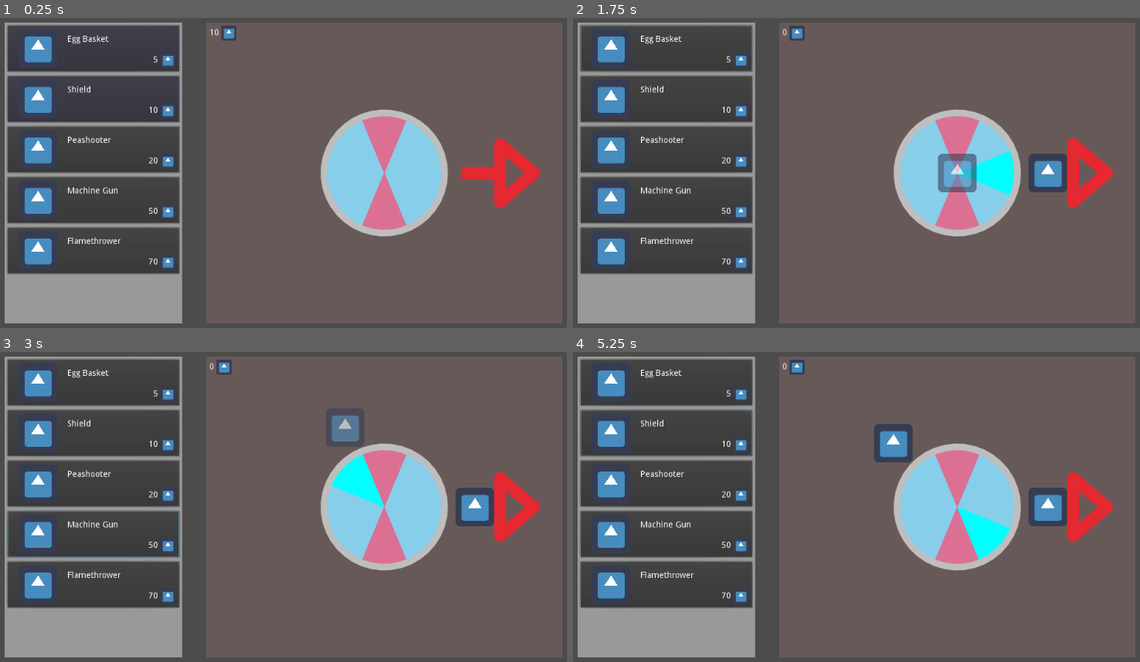
Above: before the commit, frames 1-4 (two rows, left to right).
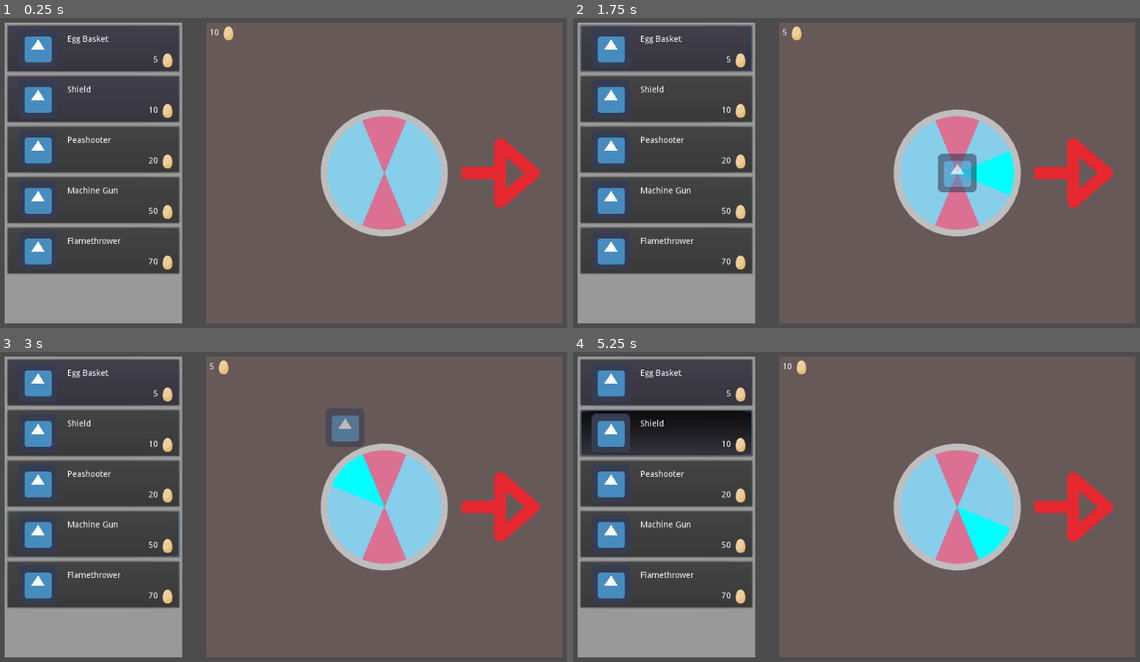
Above: after the commit, the same moments.

Repository: CiaranWoodward/LD46
Game: Godot game, scene res://Menu/DesignMenu.tscn
Two runs of this game, one before a commit and one after it. Both use one fixed random seed, a clock stepped at 60 frames per second and the inputs below. This scene is started directly instead of the project's main scene. The engine's default icon, where the game draws it, is replaced by a stand-in: a white triangle on a blue panel in a dark square.
Inputs (mouse positions are in pixels of both pictures, inside the frame that each line leads up to):
- Up to frame 1 (0.25 s): no input
- Up to frame 2 (1.75 s): click (663, 49) at 0.52 s; tap Enter (ui_accept) at 1.25, 1.35, 1.52 s; move the mouse to (958, 173) at 1.27 s; hold Right (player_right) from 1.28 s (still down); click (958, 173) at 1.42 s
- Up to frame 3 (3 s): tap Enter (ui_accept) at 1.82, 2, 2.1, 2.27, 2.57, 2.75, 2.85 s; move the mouse to (158, 525) at 2.02 s; release Right (player_right) at 2.03 s; hold S (player_down) 2.03-2.78 s; click (158, 525) at 2.17 s; move the mouse to (345, 426) at 2.77 s; hold Right (player_right) from 2.78 s (still down); click (345, 426) at 2.92 s
- Up to frame 4 (5.25 s): tap Enter (ui_accept) at 3.5, 3.6, 3.77, 4.07, 4.25, 4.35, 4.52, 4.82, 5.1 s; move the mouse to (828, 578) at 3.52 s; release Right (player_right) at 3.53 s; hold W (player_up) 3.53-4.28 s; click (828, 578) at 3.67 s; move the mouse to (1043, 559) at 4.27 s; hold A (player_left) from 4.28 s (still down); click (1043, 559) at 4.42 s; tap Escape (ui_cancel) at 4.9 s; move the mouse to (669, 454) at 5.02 s; click (669, 454) at 5.17 s

The runs differ from the first frame. In frame 1, 0.5% of the frame differs, in the area x 28-42%, y 2-82%; in frame 2, 1.4%; in frame 3, 1.4%; in frame 4, 4.5%, in the area x 1-88%, y 2-82%.

Commit message:
Add flamethrower and egg currency

Diff:
--- /dev/null
+++ b/Belt Accessories/Flamethrower.tscn
@@ -0,0 +1,91 @@
+[gd_scene load_steps=12 format=2]
+
+[ext_resource path="res://Belt Accessories/Graphics/Flamethrower/6_@0.5x.png" type="Texture" id=1]
+[ext_resource path="res://Belt Accessories/Graphics/Flamethrower/5_@0.5x.png" type="Texture" id=2]
+[ext_resource path="res://Belt Accessories/Graphics/Flamethrower/3_@0.5x.png" type="Texture" id=3]
+[ext_resource path="res://Belt Accessories/Graphics/Flamethrower/0_@0.5x.png" type="Texture" id=4]
+[ext_resource path="res://Belt Accessories/Graphics/Flamethrower/2_@0.5x.png" type="Texture" id=5]
+[ext_resource path="res://Belt Accessories/Graphics/Flamethrower/7_@0.5x.png" type="Texture" id=6]
+[ext_resource path="res://Belt Accessories/Graphics/Flamethrower/4_@0.5x.png" type="Texture" id=7]
+[ext_resource path="res://Belt Accessories/Graphics/Flamethrower/1_@0.5x.png" type="Texture" id=8]
+[ext_resource path="res://Belt Accessories/Graphics/Fire.png" type="Texture" id=9]
+
+[sub_resource type="Curve" id=1]
+_data = [ Vector2( 0.00296736, 0.0363636 ), 0.0, 2.27809, 0, 0, Vector2( 0.15, 0.3 ), 1.25, 1.25, 0, 0, Vector2( 0.825, 0.65 ), 0.2, 0.2, 0, 0, Vector2( 0.997033, 0.672727 ), 0.0, 0.0, 0, 0 ]
+
+[sub_resource type="Gradient" id=2]
+offsets = PoolRealArray( 0, 0.0742857, 0.285714, 0.811429, 0.977143, 1 )
+colors = PoolColorArray( 1, 1, 1, 1, 0.835294, 0.847059, 0.435294, 0.803922, 0.956863, 0.411765, 0.0823529, 0.635294, 1, 0, 0, 0.282353, 0, 0, 0, 0, 0.0987655, 0, 0, 0.0278867 )
+
+[node name="Flamethrower" type="Node2D"]
+
+[node name="Position2D" type="Position2D" parent="."]
+position = Vector2( 294.949, 5.38506 )
+
+[node name="Node2D" type="Node2D" parent="."]
+
+[node name="0" type="Sprite" parent="Node2D"]
+position = Vector2( 8.28117, 9.20129 )
+texture = ExtResource( 4 )
+
+[node name="Fire" type="CPUParticles2D" parent="Node2D/0"]
+modulate = Color( 1, 1, 1, 0.780392 )
+position = Vector2( 31.5365, -0.222839 )
+amount = 20
+lifetime = 1.8
+preprocess = 0.1
+lifetime_randomness = 0.1
+local_coords = false
+texture = ExtResource( 9 )
+emission_shape = 2
+emission_rect_extents = Vector2( 0, 5 )
+direction = Vector2( 10, 0 )
+spread = 8.0
+gravity = Vector2( 0, 0 )
+initial_velocity = 150.0
+initial_velocity_random = 0.05
+angular_velocity = 100.0
+angular_velocity_random = 1.0
+linear_accel = -10.0
+damping = 2.0
+angle = 720.0
+angle_random = 1.0
+scale_amount = 10.0
+scale_amount_random = 0.2
+scale_amount_curve = SubResource( 1 )
+color_ramp = SubResource( 2 )
+
+[node name="1" type="Sprite" parent="Node2D"]
+visible = false
+position = Vector2( -4.41662, 8.09714 )
+texture = ExtResource( 8 )
+
+[node name="2" type="Sprite" parent="Node2D"]
+visible = false
+position = Vector2( -4.2326, 5.52078 )
+texture = ExtResource( 5 )
+
+[node name="3" type="Sprite" parent="Node2D"]
+visible = false
+position = Vector2( -11.0416, -2.20831 )
+texture = ExtResource( 3 )
+
+[node name="4" type="Sprite" parent="Node2D"]
+visible = false
+position = Vector2( -6.62494, -4.60065 )
+texture = ExtResource( 7 )
+
+[node name="5" type="Sprite" parent="Node2D"]
+visible = false
+position = Vector2( -0.184029, -10.4895 )
+texture = ExtResource( 2 )
+
+[node name="6" type="Sprite" parent="Node2D"]
+visible = false
+position = Vector2( 5.52077, -5.15273 )
+texture = ExtResource( 1 )
+
+[node name="7" type="Sprite" parent="Node2D"]
+visible = false
+position = Vector2( 8.09715, 3.68052 )
+texture = ExtResource( 6 )
--- a/Menu/EggCounter.tscn
+++ b/Menu/EggCounter.tscn
@@ -1,6 +1,6 @@
 [gd_scene load_steps=3 format=2]
 
-[ext_resource path="res://icon.png" type="Texture" id=1]
+[ext_resource path="res://Menu/Graphics/Curency Egg.png" type="Texture" id=1]
 [ext_resource path="res://Menu/EggCount.gd" type="Script" id=2]
 
 [node name="EggCounter" type="MarginContainer"]
--- a/Menu/ItemButton.tscn
+++ b/Menu/ItemButton.tscn
@@ -1,7 +1,8 @@
-[gd_scene load_steps=4 format=2]
+[gd_scene load_steps=5 format=2]
 
 [ext_resource path="res://icon.png" type="Texture" id=1]
 [ext_resource path="res://Menu/ItemButton.gd" type="Script" id=2]
+[ext_resource path="res://Menu/Graphics/Curency Egg.png" type="Texture" id=3]
 
 [sub_resource type="StyleBoxFlat" id=1]
 bg_color = Color( 0.184314, 0.184314, 0.184314, 1 )
@@ -126,6 +127,6 @@
 margin_bottom = 108.0
 rect_min_size = Vector2( 25, 25 )
 mouse_filter = 2
-texture = ExtResource( 1 )
+texture = ExtResource( 3 )
 expand = true
 [connection signal="pressed" from="PanelContainer/Button" to="." method="_on_Button_pressed"]
--- a/project.godot
+++ b/project.godot
@@ -25,22 +25,6 @@
 
 [input]
 
-ui_accept={
-"deadzone": 0.5,
-"events": [ Object(InputEventKey,"resource_local_to_scene":false,"resource_name":"","device":0,"alt":false,"shift":false,"control":false,"meta":false,"command":false,"pressed":false,"scancode":16777221,"unicode":0,"echo":false,"script":null)
-, Object(InputEventKey,"resource_local_to_scene":false,"resource_name":"","device":0,"alt":false,"shift":false,"control":false,"meta":false,"command":false,"pressed":false,"scancode":16777222,"unicode":0,"echo":false,"script":null)
-, Object(InputEventKey,"resource_local_to_scene":false,"resource_name":"","device":0,"alt":false,"shift":false,"control":false,"meta":false,"command":false,"pressed":false,"scancode":32,"unicode":0,"echo":false,"script":null)
-, Object(InputEventJoypadButton,"resource_local_to_scene":false,"resource_name":"","device":0,"button_index":0,"pressure":0.0,"pressed":false,"script":null)
-, Object(InputEventMouseButton,"resource_local_to_scene":false,"resource_name":"","device":0,"alt":false,"shift":false,"control":false,"meta":false,"command":false,"button_mask":0,"position":Vector2( 0, 0 ),"global_position":Vector2( 0, 0 ),"factor":1.0,"button_index":1,"pressed":false,"doubleclick":false,"script":null)
- ]
-}
-ui_cancel={
-"deadzone": 0.5,
-"events": [ Object(InputEventKey,"resource_local_to_scene":false,"resource_name":"","device":0,"alt":false,"shift":false,"control":false,"meta":false,"command":false,"pressed":false,"scancode":16777217,"unicode":0,"echo":false,"script":null)
-, Object(InputEventJoypadButton,"resource_local_to_scene":false,"resource_name":"","device":0,"button_index":1,"pressure":0.0,"pressed":false,"script":null)
-, Object(InputEventMouseButton,"resource_local_to_scene":false,"resource_name":"","device":0,"alt":false,"shift":false,"control":false,"meta":false,"command":false,"button_mask":0,"position":Vector2( 0, 0 ),"global_position":Vector2( 0, 0 ),"factor":1.0,"button_index":2,"pressed":false,"doubleclick":false,"script":null)
- ]
-}
 player_left={
 "deadzone": 0.5,
 "events": [ Object(InputEventKey,"resource_local_to_scene":false,"resource_name":"","device":0,"alt":false,"shift":false,"control":false,"meta":false,"command":false,"pressed":false,"scancode":65,"unicode":0,"echo":false,"script":null)
Binary file added: Belt Accessories/Graphics/Fire.png
Not shown, added: Belt Accessories/Graphics/Fire.png.import
Binary file added: Belt Accessories/Graphics/Flamethrower/0_@0.5x.png
Not shown, added: Belt Accessories/Graphics/Flamethrower/0_@0.5x.png.import
Binary file added: Belt Accessories/Graphics/Flamethrower/1_@0.5x.png
Not shown, added: Belt Accessories/Graphics/Flamethrower/1_@0.5x.png.import
Binary file added: Belt Accessories/Graphics/Flamethrower/2_@0.5x.png
Not shown, added: Belt Accessories/Graphics/Flamethrower/2_@0.5x.png.import
Binary file added: Belt Accessories/Graphics/Flamethrower/3_@0.5x.png
Not shown, added: Belt Accessories/Graphics/Flamethrower/3_@0.5x.png.import
Binary file added: Belt Accessories/Graphics/Flamethrower/4_@0.5x.png
Not shown, added: Belt Accessories/Graphics/Flamethrower/4_@0.5x.png.import
(and 8 more such lines)
